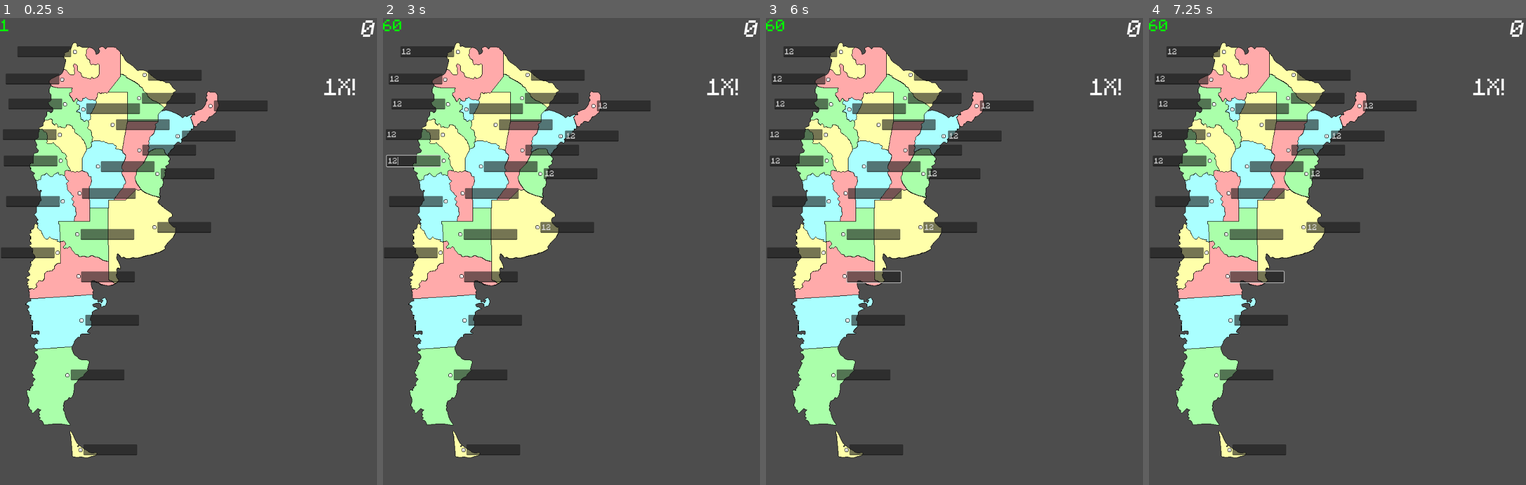
Above: before the commit, frames 1-4 (left to right).
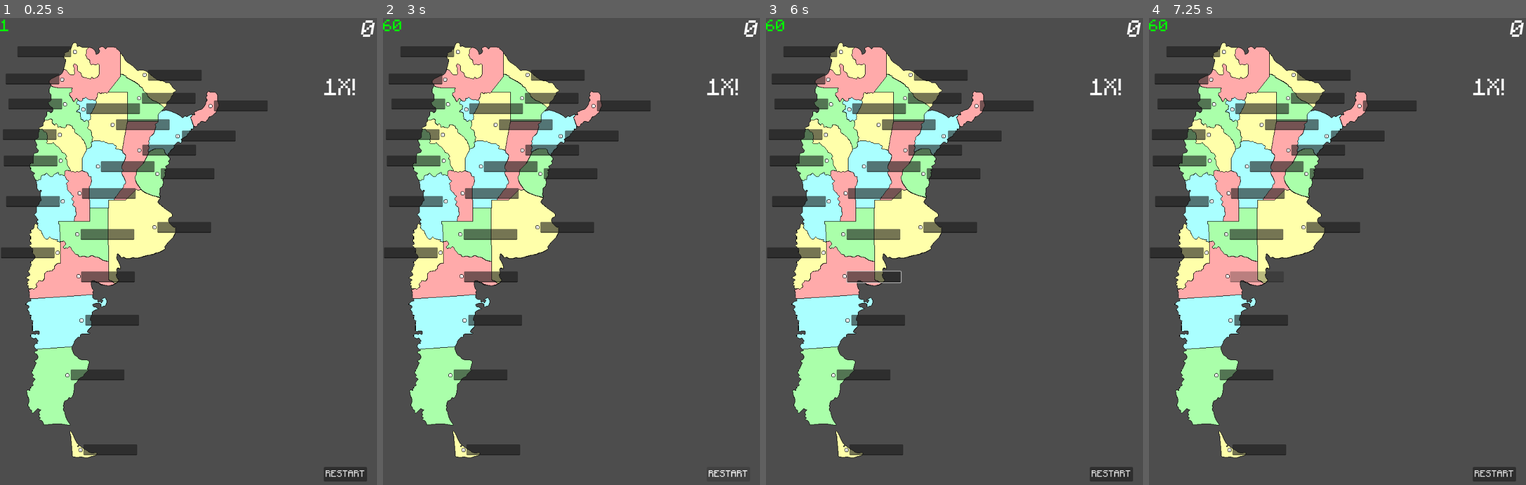
Above: after the commit, the same moments.

Repository: TheMaxcraft1/Argentina_Y_Sus_Provincias
Game: Godot game, scene res://Scenes/ModoNombres.tscn
The game is run twice, just before and just after one commit, with the same random seed, the same clock (stepped at 60 frames per second) and the same inputs. This scene is started directly instead of the project's main scene.
Inputs (mouse positions are in pixels of both pictures, inside the frame that each line leads up to):
- Up to frame 1 (0.25 s): no input
- Up to frame 2 (3 s): click (571, 172) at 0.52 s; type "12" at 0.6 s; click (567, 228) at 0.75 s; type "12" at 0.83 s; click (590, 134) at 0.98 s; type "12" at 1.07 s; click (624, 106) at 1.27 s; type "12" at 1.35 s; click (428, 50) at 1.5 s; type "12" at 1.58 s; click (416, 78) at 1.73 s; type "12" at 1.82 s; click (416, 102) at 2.02 s; type "12" at 2.1 s; click (413, 134) at 2.25 s; type "12" at 2.33 s; click (413, 162) at 2.48 s; type "12" at 2.57 s; click (729, 475) at 2.75 s, where only the run after the commit has a clickable "RESTART"
- Up to frame 3 (6 s): click (1112, 475) at 3.5 s, where only the run after the commit has a clickable "RESTART"; click (1112, 475) at 4.25 s, where only the run after the commit has a clickable "RESTART"; tap Enter at 5 s; move the mouse to (1037, 228) at 5.02 s; press the mouse at (1037, 228) at 5.03 s; tap Space at 5.75 s; move the mouse to (879, 274) at 5.77 s; release the mouse at (879, 274) at 5.78 s; click (879, 274) at 5.85 s
- Up to frame 4 (7.25 s): tap Enter at 6.5 s; move the mouse to (1375, 148) at 6.52 s; press the mouse at (1375, 148) at 6.53 s

The runs differ from the first frame. In frame 1, 0.3% of the frame differs, in the area x 85-98%, y 96-100%; in frame 2, 0.3%; in frame 3, 0.5%; in frame 4, 0.7%, in the area x 1-98%, y 6-100%.

Commit message:
SFX update

Diff:
--- a/Scenes/ModoNombres.gd
+++ b/Scenes/ModoNombres.gd
@@ -2,7 +2,7 @@
 
 var score = 0
 var multiplier = 1
-
+var pitch = 1
 
 # Called when the node enters the scene tree for the first time.
 func _ready():
@@ -11,50 +11,145 @@
 	$HUD/MultiplierLabel.add_theme_font_size_override("font_size", 50)
 	$HUD/MultiplierLabel.add_theme_color_override("font_color", Color(255,255,255))
 
+func provinceSignalProcessing(txt, provinciaNombre, provinciaLineEdit : LineEdit):
+	if txt.to_lower() == provinciaNombre:
+		updateScoreLabel(100 * multiplier)
+		multiplier += 1
+		comboUpSFX()
+	else:
+		multiplier = 1
+		$ComboMiss.play()
+	updateMultiplierLabel()
+	provinciaLineEdit.set_editable(false)
+	provinciaLineEdit.set_focus_mode(Control.FOCUS_NONE)
+
 
 # Called every frame. 'delta' is the elapsed time since the previous frame.
 func _process(delta):
-	if multiplier > 3:
-		multiplier = 3
 	$HUD/FPSLabel.set_text(str(Engine.get_frames_per_second()))
 
+func comboUpSFX():
+	if multiplier == 2:
+		pitch = 1
+		$ComboUp.set_pitch_scale(pitch)
+	elif multiplier >= 3:
+		$ComboUp.set_pitch_scale(pitch)
+	$ComboUp.play()
+	print(str(pitch))
+	pitch += 0.05
 
 func _on_buenos_aires_line_edit_text_submitted(txt):
-	if txt.to_lower() == "buenos aires":
-		updateScoreLabel(100 * multiplier)
-		multiplier += 1
-	else:
-		multiplier = 1
-	updateMultiplierLabeel()
-	$BuenosAiresLineEdit.set_editable(false)
-	$BuenosAiresLineEdit.set_focus_mode(Control.FOCUS_NONE)
+	provinceSignalProcessing(txt, "buenos aires", $BuenosAiresLineEdit)
 
 
 func _on_entre_rios_line_edit_text_submitted(txt):
-	if txt.to_lower() == "entre ríos":
-		updateScoreLabel(100 * multiplier)
-		multiplier += 1
-	else:
-		multiplier = 1
-	updateMultiplierLabeel()
-	$EntreRiosLineEdit.set_editable(false)
-	$EntreRiosLineEdit.set_focus_mode(Control.FOCUS_NONE)
+	provinceSignalProcessing(txt, "entre ríos", $EntreRiosLineEdit)
+
+func _on_corrientes_line_edit_text_submitted(txt):
+	provinceSignalProcessing(txt, "corrientes", $CorrientesLineEdit)
+
+
+func _on_misiones_line_edit_text_submitted(txt):
+	provinceSignalProcessing(txt, "misiones", $MisionesLineEdit)
+
+
+func _on_jujuy_line_edit_text_submitted(txt):
+	provinceSignalProcessing(txt, "jujuy", $JujuyLineEdit)
+
+
+func _on_salta_line_edit_text_submitted(txt):
+	provinceSignalProcessing(txt, "salta", $SaltaLineEdit)
+
+
+func _on_catamarca_line_edit_text_submitted(txt):
+	provinceSignalProcessing(txt, "catamarca", $CatamarcaLineEdit)
+
+
+func _on_la_rioja_line_edit_text_submitted(txt):
+	provinceSignalProcessing(txt, "la rioja", $LaRiojaLineEdit)
+
+
+func _on_san_juan_line_edit_text_submitted(txt):
+	provinceSignalProcessing(txt, "san juan", $SanJuanLineEdit)
+
+func _on_mendoza_line_edit_text_submitted(txt):
+	provinceSignalProcessing(txt, "mendoza", $MendozaLineEdit)
+
+
+func _on_neuquen_line_edit_text_submitted(txt):
+	provinceSignalProcessing(txt, "neuquén", $NeuquenLineEdit)
+
+
+func _on_rio_negro_line_edit_text_submitted(txt):
+	provinceSignalProcessing(txt, "río negro", $RioNegroLineEdit)
+
+func _on_chubut_line_edit_text_submitted(txt):
+	provinceSignalProcessing(txt, "chubut", $ChubutLineEdit)
+
+func _on_santa_cruz_line_edit_text_submitted(txt):
+	provinceSignalProcessing(txt, "santa cruz", $SantaCruzLineEdit)
+
+
+func _on_tierra_del_fuego_line_edit_text_submitted(txt):
+	provinceSignalProcessing(txt, "tierra del fuego", $TierraDelFuegoLineEdit)
+
+
+func _on_formosa_line_edit_text_submitted(txt):
+	provinceSignalProcessing(txt, "formosa", $FormosaLineEdit)
+
+
+func _on_chaco_line_edit_text_submitted(txt):
+	provinceSignalProcessing(txt, "chaco", $ChacoLineEdit)
+
+
+func _on_santiago_del_estero_line_edit_text_submitted(txt):
+	provinceSignalProcessing(txt, "santiago del estero", $SantiagoDelEsteroLineEdit)
+
+
+func _on_tucuman_line_edit_text_submitted(txt):
+	provinceSignalProcessing(txt, "tucumán", $TucumanLineEdit)
+
+
+func _on_santa_fe_line_edit_text_submitted(txt):
+	provinceSignalProcessing(txt, "santa fe", $SantaFeLineEdit)
+
+
+func _on_cordoba_line_edit_text_submitted(txt):
+	provinceSignalProcessing(txt, "córdoba", $CordobaLineEdit)
+
+
+func _on_la_pampa_line_edit_text_submitted(txt):
+	provinceSignalProcessing(txt, "la pampa", $LaPampaLineEdit)
+
+
+func _on_san_luis_line_edit_text_submitted(txt):
+	provinceSignalProcessing(txt, "san luis", $SanLuisLineEdit)
+
+func updateMultiplierLabel():
+	var mLabel = $HUD/MultiplierLabel
+	if multiplier > 3:
+		multiplier = 3
+	mLabel.set_text(str(multiplier) + "X!")
+	if multiplier == 1:
+		mLabel.add_theme_font_size_override("font_size", 50)
+		mLabel.add_theme_color_override("font_color", Color(255,255,255))
+		mLabel.set_rotation(0)
+	elif multiplier == 2:
+		mLabel.add_theme_font_size_override("font_size", 60)
+		mLabel.add_theme_color_override("font_color", Color(251,255,0))
+		mLabel.set_rotation(deg_to_rad(15))
+
+	elif multiplier == 3:
+		mLabel.add_theme_font_size_override("font_size", 75)
+		mLabel.add_theme_color_override("font_color", Color(255,0,0))
+		mLabel.set_rotation(deg_to_rad(30))
+
+
 
 func updateScoreLabel(points):
 	score += points
 	$HUD/ScoreLabel.set_text(str(score))
 
-func updateMultiplierLabeel():
-	$HUD/MultiplierLabel.set_text(str(multiplier) + "X!")
-	if multiplier == 1:
-		$HUD/MultiplierLabel.add_theme_font_size_override("font_size", 50)
-		$HUD/MultiplierLabel.add_theme_color_override("font_color", Color(255,255,255))
-		$HUD/MultiplierLabel.set_rotation(0)
-	elif multiplier == 2:
-		$HUD/MultiplierLabel.add_theme_font_size_override("font_size", 60)
-		$HUD/MultiplierLabel.add_theme_color_override("font_color", Color(251,255,0))
-		$HUD/MultiplierLabel.set_rotation(deg_to_rad(15))
-	elif multiplier == 3:
-		$HUD/MultiplierLabel.add_theme_font_size_override("font_size", 75)
-		$HUD/MultiplierLabel.add_theme_color_override("font_color", Color(255,0,0))
-		$HUD/MultiplierLabel.set_rotation(deg_to_rad(30))
+
+func _on_button_pressed():
+	get_tree().reload_current_scene()
--- a/Scenes/ModoNombres.tscn
+++ b/Scenes/ModoNombres.tscn
@@ -1,10 +1,12 @@
-[gd_scene load_steps=6 format=3 uid="uid://tv2huern6bcx"]
+[gd_scene load_steps=8 format=3 uid="uid://tv2huern6bcx"]
 
 [ext_resource type="Script" path="res://Scenes/ModoNombres.gd" id="1_meqn4"]
 [ext_resource type="Texture2D" uid="uid://dm1olp325sedw" path="res://Textures/ArgentinaColores.png" id="1_omwkg"]
 [ext_resource type="FontFile" uid="uid://bhgv5tmtb36fc" path="res://Fonts/MinecraftRegular-Bmg3.otf" id="2_p83ph"]
 [ext_resource type="FontFile" uid="uid://bl5ehi4udgkic" path="res://Fonts/MinecraftItalic-R8Mo.otf" id="4_7g6e2"]
 [ext_resource type="Texture2D" uid="uid://va717iqqg8qv" path="res://Textures/PuntoProvincia.png" id="5_02cxq"]
+[ext_resource type="AudioStream" uid="uid://5pfv7vpjkpf" path="res://Sounds/ComboUp.wav" id="6_jniqe"]
+[ext_resource type="AudioStream" uid="uid://d0r5nvy7q0e65" path="res://Sounds/province_name_miss.wav" id="7_ameqi"]
 
 [node name="Node2D" type="Node2D"]
 script = ExtResource("1_meqn4")
@@ -48,6 +50,15 @@
 theme_override_fonts/font = ExtResource("2_p83ph")
 theme_override_font_sizes/font_size = 35
 
+[node name="Button" type="Button" parent="HUD"]
+offset_left = 687.0
+offset_top = 953.0
+offset_right = 779.0
+offset_bottom = 984.0
+theme_override_fonts/font = ExtResource("2_p83ph")
+theme_override_font_sizes/font_size = 20
+text = "RESTART"
+
 [node name="EntreRiosLineEdit" type="LineEdit" parent="."]
 offset_left = 341.0
 offset_top = 319.0
@@ -394,5 +405,33 @@
 scale = Vector2(0.2, 0.2)
 texture = ExtResource("5_02cxq")
 
+[node name="ComboUp" type="AudioStreamPlayer2D" parent="."]
+stream = ExtResource("6_jniqe")
+
+[node name="ComboMiss" type="AudioStreamPlayer2D" parent="."]
+stream = ExtResource("7_ameqi")
+
+[connection signal="pressed" from="HUD/Button" to="." method="_on_button_pressed"]
 [connection signal="text_submitted" from="EntreRiosLineEdit" to="." method="_on_entre_rios_line_edit_text_submitted"]
 [connection signal="text_submitted" from="BuenosAiresLineEdit" to="." method="_on_buenos_aires_line_edit_text_submitted"]
+[connection signal="text_submitted" from="CorrientesLineEdit" to="." method="_on_corrientes_line_edit_text_submitted"]
+[connection signal="text_submitted" from="MisionesLineEdit" to="." method="_on_misiones_line_edit_text_submitted"]
+[connection signal="text_submitted" from="JujuyLineEdit" to="." method="_on_jujuy_line_edit_text_submitted"]
+[connection signal="text_submitted" from="SaltaLineEdit" to="." method="_on_salta_line_edit_text_submitted"]
+[connection signal="text_submitted" from="CatamarcaLineEdit" to="." method="_on_catamarca_line_edit_text_submitted"]
+[connection signal="text_submitted" from="LaRiojaLineEdit" to="." method="_on_la_rioja_line_edit_text_submitted"]
+[connection signal="text_submitted" from="SanJuanLineEdit" to="." method="_on_san_juan_line_edit_text_submitted"]
+[connection signal="text_submitted" from="MendozaLineEdit" to="." method="_on_mendoza_line_edit_text_submitted"]
+[connection signal="text_submitted" from="NeuquenLineEdit" to="." method="_on_neuquen_line_edit_text_submitted"]
+[connection signal="text_submitted" from="RioNegroLineEdit" to="." method="_on_rio_negro_line_edit_text_submitted"]
+[connection signal="text_submitted" from="ChubutLineEdit" to="." method="_on_chubut_line_edit_text_submitted"]
+[connection signal="text_submitted" from="SantaCruzLineEdit" to="." method="_on_santa_cruz_line_edit_text_submitted"]
+[connection signal="text_submitted" from="TierraDelFuegoLineEdit" to="." method="_on_tierra_del_fuego_line_edit_text_submitted"]
+[connection signal="text_submitted" from="FormosaLineEdit" to="." method="_on_formosa_line_edit_text_submitted"]
+[connection signal="text_submitted" from="ChacoLineEdit" to="." method="_on_chaco_line_edit_text_submitted"]
+[connection signal="text_submitted" from="SantiagoDelEsteroLineEdit" to="." method="_on_santiago_del_estero_line_edit_text_submitted"]
+[connection signal="text_submitted" from="TucumanLineEdit" to="." method="_on_tucuman_line_edit_text_submitted"]
+[connection signal="text_submitted" from="SantaFeLineEdit" to="." method="_on_santa_fe_line_edit_text_submitted"]
+[connection signal="text_submitted" from="CordobaLineEdit" to="." method="_on_cordoba_line_edit_text_submitted"]
+[connection signal="text_submitted" from="LaPampaLineEdit" to="." method="_on_la_pampa_line_edit_text_submitted"]
+[connection signal="text_submitted" from="SanLuisLineEdit" to="." method="_on_san_luis_line_edit_text_submitted"]
Not shown, added: Sounds/ComboUp.wav.import
Not shown, added: Sounds/province_name_miss.wav.import
Not shown, added: Sounds/ComboUp.wav
Not shown, added: Sounds/province_name_miss.wav
